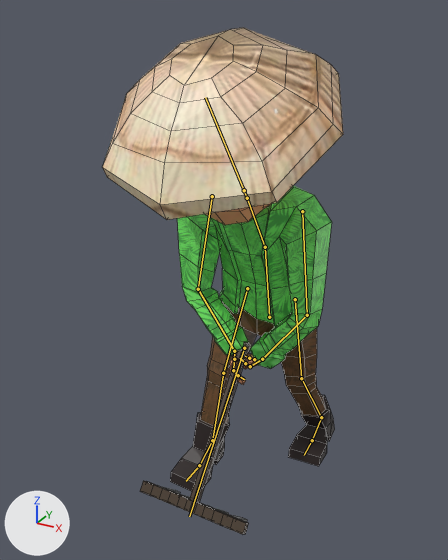
Renders of the Blender file Map/Assets/Models/Yamato_civil/yamato_civil_rack.blend from each side of a commit.
Rendered twice from a 50 mm camera at (1.06, -2.36, 2.03) aimed at (-0.07, -0.31, 1.01). Every picture has the same lights, and +X, +Y and +Z are marked at lower left. Both versions are drawn at frame 32 of the action 'YamatoCivilRack_Farming'; the numbers are the values there. The bones that bend it are drawn over the model as lines. Mesh edges are drawn as thin lines.

The first picture shows 'Yamato'.
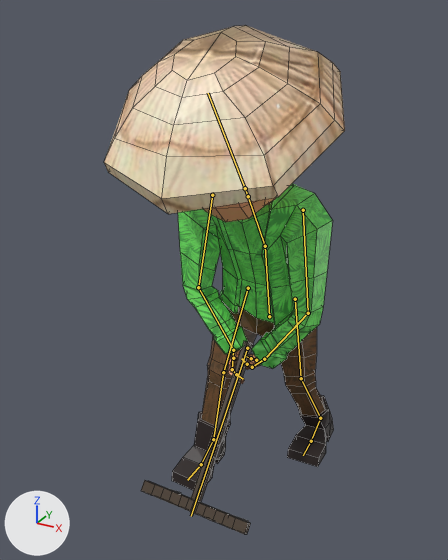
The change, as JSON lines over the scene's bpy script:
```json
{"block": "bone_pecho", "where": "bone_pecho = bpy.data.objects['Armature'].pose.bones['pecho']  # child of 'abdomen'"}
{"op": "set", "path": "bone_pecho.location", "old": "(0.21, -1.05, -1.18)", "new": "(0.2, -1.02, -1.14)"}
{"op": "set", "path": "bone_pecho.rotation_quaternion", "old": "(0.961, -0.274, 0.002, -0.051)", "new": "(0.962, -0.264, 0.002, -0.049)", "note": "degrees (-32, -1, -6) -> degrees (-31, -1, -6)"}
{"block": "bone_brazo_l", "where": "bone_brazo_l = bpy.data.objects['Armature'].pose.bones['brazo_L']  # child of 'pecho'"}
{"op": "set", "path": "bone_brazo_l.rotation_quaternion", "old": "(0.899, -0.284, -0.102, -0.316)", "new": "(0.902, -0.281, -0.098, -0.305)", "note": "degrees (-29, -21, -33) -> degrees (-29, -20, -32)"}
{"block": "bone_antebrazo_l", "where": "bone_antebrazo_l = bpy.data.objects['Armature'].pose.bones['antebrazo_L']  # child of 'brazo_L'"}
{"op": "set", "path": "bone_antebrazo_l.rotation_quaternion", "old": "(0.907, -0.419, 0.038, -0.005)", "new": "(0.91, -0.405, 0.037, -0.005)", "note": "degrees (-50, 4, -2) -> degrees (-48, 4, -2)"}
{"block": "bone_brazo_r", "where": "bone_brazo_r = bpy.data.objects['Armature'].pose.bones['brazo_R']  # child of 'pecho'"}
{"op": "set", "path": "bone_brazo_r.rotation_quaternion", "old": "(0.897, -0.292, 0.093, 0.318)", "new": "(0.9, -0.29, 0.089, 0.306)", "note": "degrees (-30, 21, 33) -> degrees (-30, 20, 32)"}
{"block": "bone_antebrazo_r", "where": "bone_antebrazo_r = bpy.data.objects['Armature'].pose.bones['antebrazo_R']  # child of 'brazo_R'"}
{"op": "set", "path": "bone_antebrazo_r.rotation_quaternion", "old": "(0.912, -0.407, -0.044, 0.009)", "new": "(0.915, -0.393, -0.043, 0.009)", "note": "degrees (-48, -4, 3) -> degrees (-47, -4, 3)"}
{"block": "bone_pie_r_control", "where": "bone_pie_r_control = bpy.data.objects['Armature'].pose.bones['pie_R_control']  # child of 'root'"}
{"op": "set", "path": "bone_pie_r_control.location", "old": "(0.39, 1.9, -0.02)", "new": "(0.38, 1.84, -0.02)"}
{"block": "bone_rack", "where": "bone_rack = bpy.data.objects['Armature'].pose.bones['Rack']"}
{"op": "set", "path": "bone_rack.location", "old": "(-4.53, 1.75, 0.48)", "new": "(-4.46, 1.7, 0.49)"}
{"op": "set", "path": "bone_rack.rotation_quaternion", "old": "(0.909, 0.417, -0.001, 0.0)", "new": "(0.912, 0.402, -0.001, 0.0)", "note": "degrees (49, 0, 0) -> degrees (48, 0, 0)"}
```

Boxes (x1, y1, x2, y2) around the edits, measured in the pictures (448 x 560 px):
```json
{"object": "Yamato", "change": "posed", "before": [102, 28, 343, 534], "after": [104, 25, 345, 534]}
{"bone": "pecho", "before": "(265, 247) to (247, 198)", "after": "(265, 246) to (248, 196)"}
{"bone": "brazo_L", "before": "(302, 211) to (307, 315)", "after": "(303, 210) to (308, 313)"}
{"bone": "antebrazo_L", "before": "(307, 315) to (262, 359)", "after": "(308, 313) to (264, 359)"}
{"bone": "brazo_R", "before": "(212, 196) to (198, 289)", "after": "(212, 195) to (198, 287)"}
{"bone": "antebrazo_R", "before": "(198, 289) to (234, 351)", "after": "(198, 287) to (233, 350)"}
{"bone": "Rack", "before": "(244, 348) to (189, 516)", "after": "(247, 348) to (191, 516)"}
```
